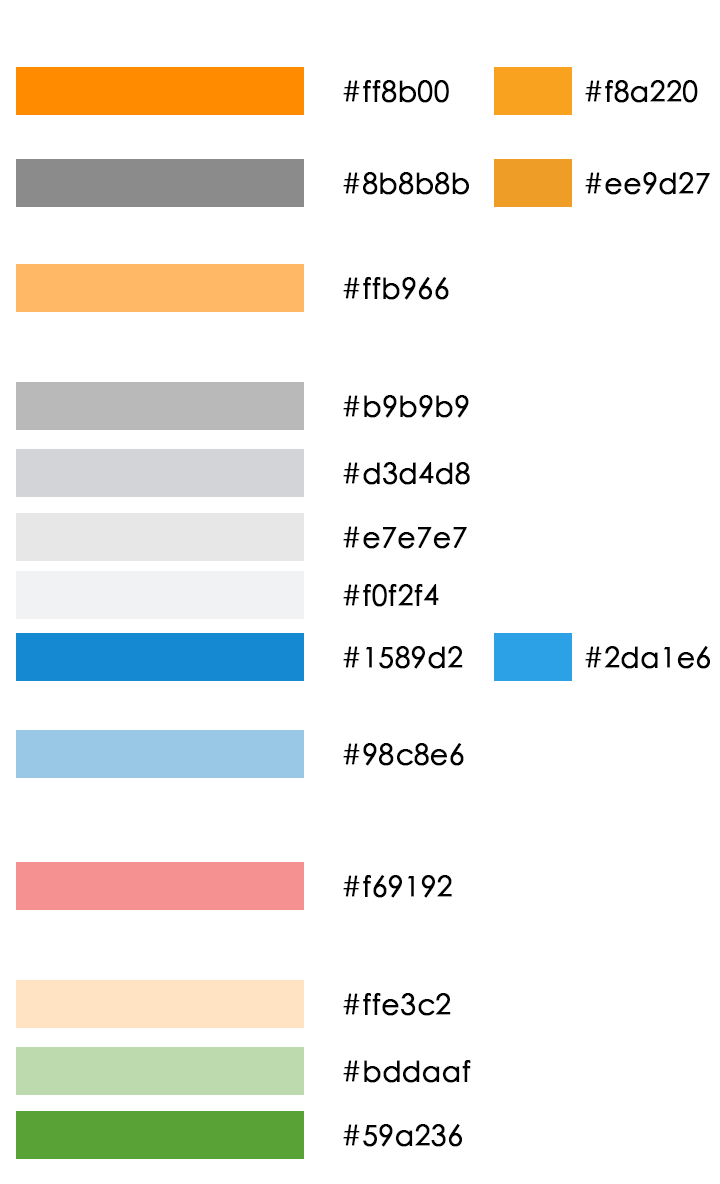
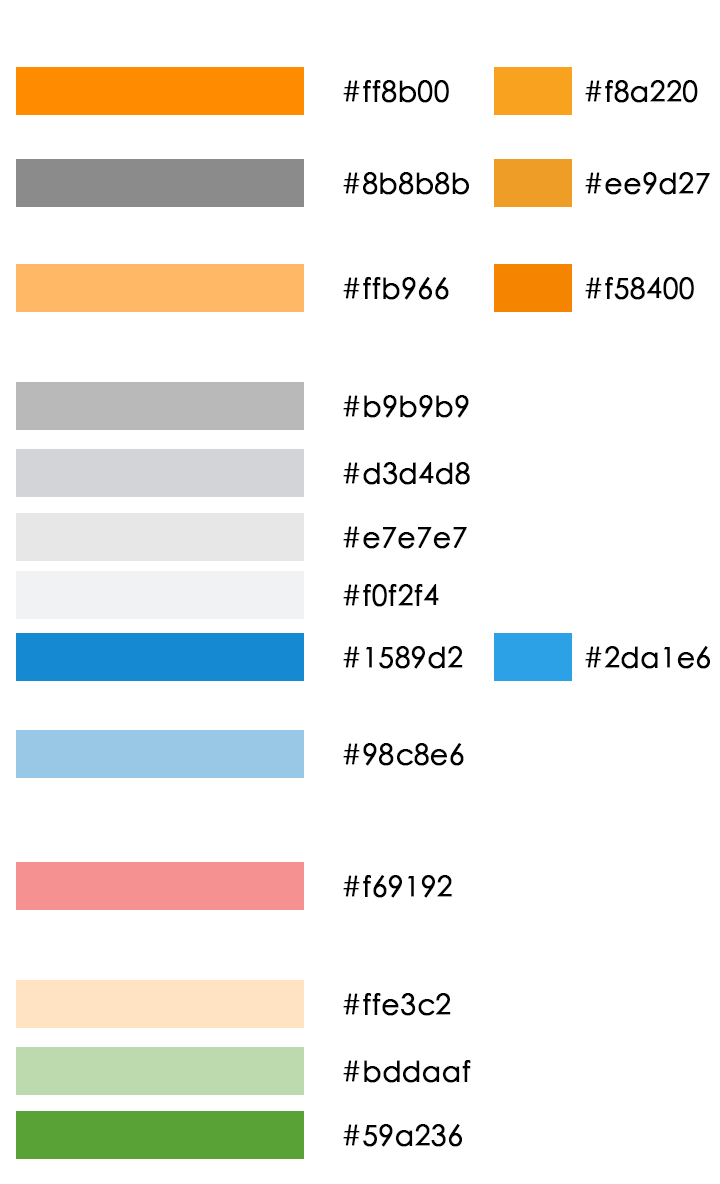
Layered file, before and after one edit (720×1184). Changes by layer:
added group "组 1 拷贝 16" with 2 layers in group "组 3" over [left=494, top=264, right=694, bottom=312]
added layer "#f58400" in group "组 1 拷贝 16" over [left=585, top=277, right=694, bottom=300]
added layer "f8a220" (1st of 2, in "组 3" › "组 1 拷贝 16") in group "组 1 拷贝 16" over [left=494, top=264, right=572, bottom=312]
